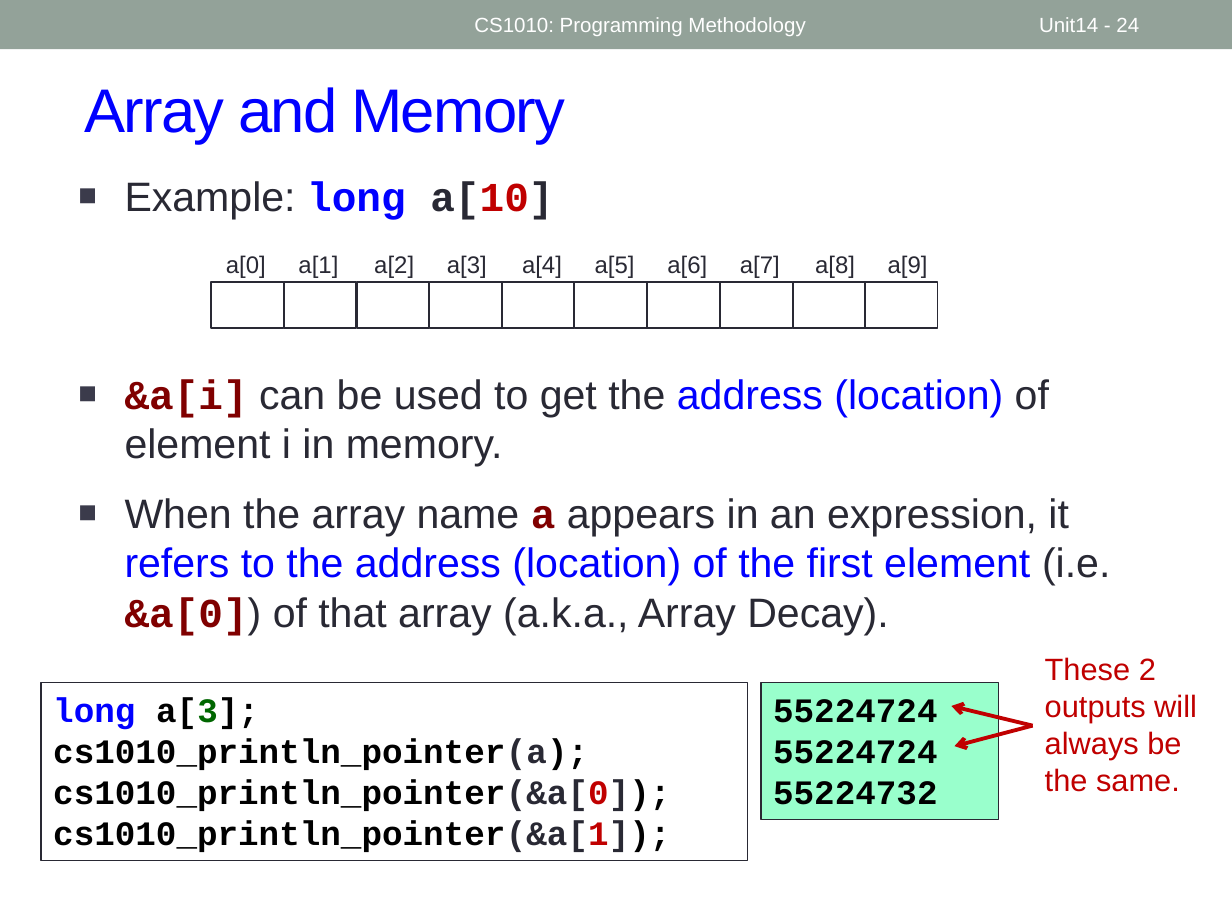
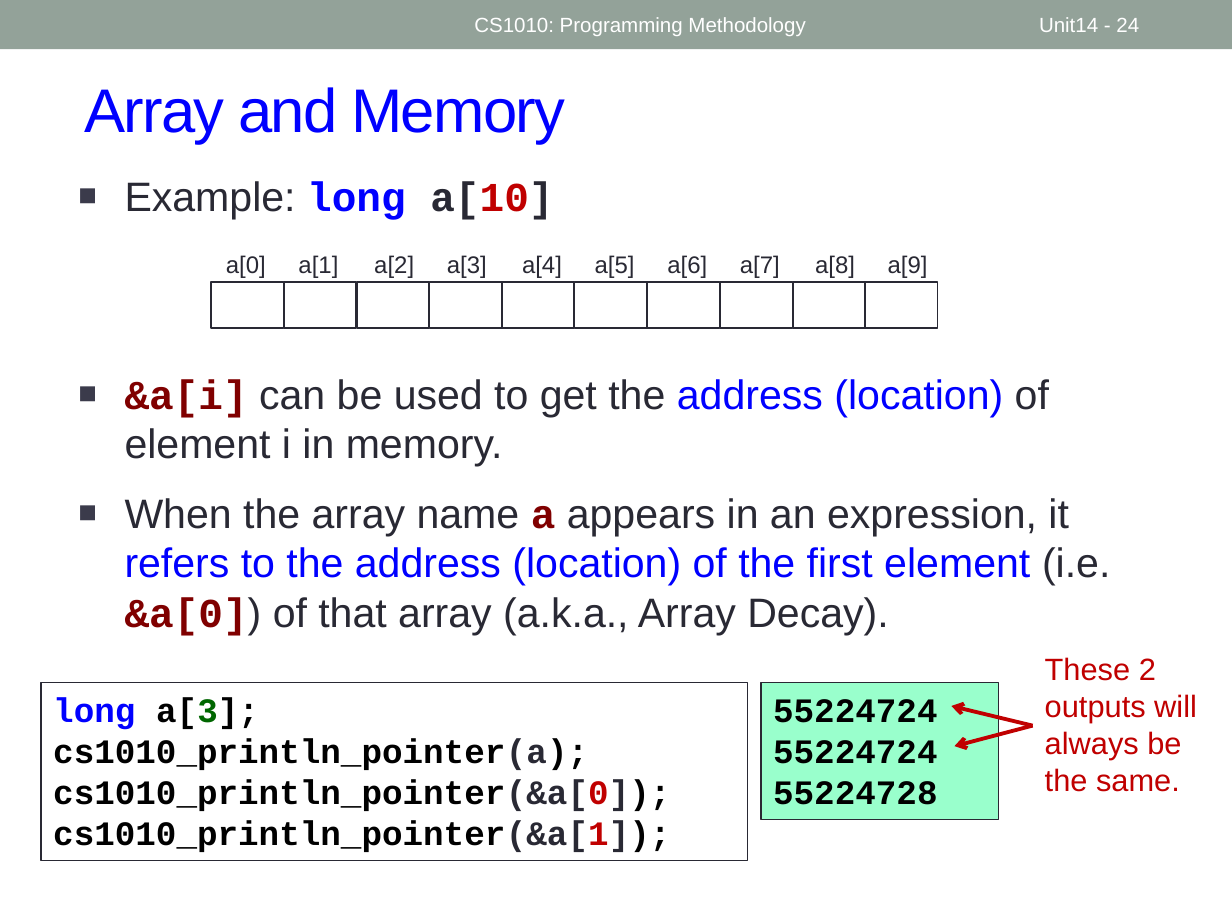
Before and after one commit to nus-cs1010-2425-s2/website, a slide deck: slide 24 of slides/Week6.pptx. Drawn at 1232x924 pixels with LibreOffice and Linux fonts; fonts in the diff are those of the drawing. Boxes give left, top, right and bottom in pixels: in the first picture for what was removed or moved away, otherwise in the second. Text is boxed around its words. In the diff, an @@ line names an element or a change of style, - is before the commit and + after.

```diff
--- a/slides/Week6.pptx
+++ b/slides/Week6.pptx
@@ text in rectangle at <box>773,781,937,805</box>: text changed @@
-55224732
+55224728
```
Also in this commit, not shown: 28 other files.
